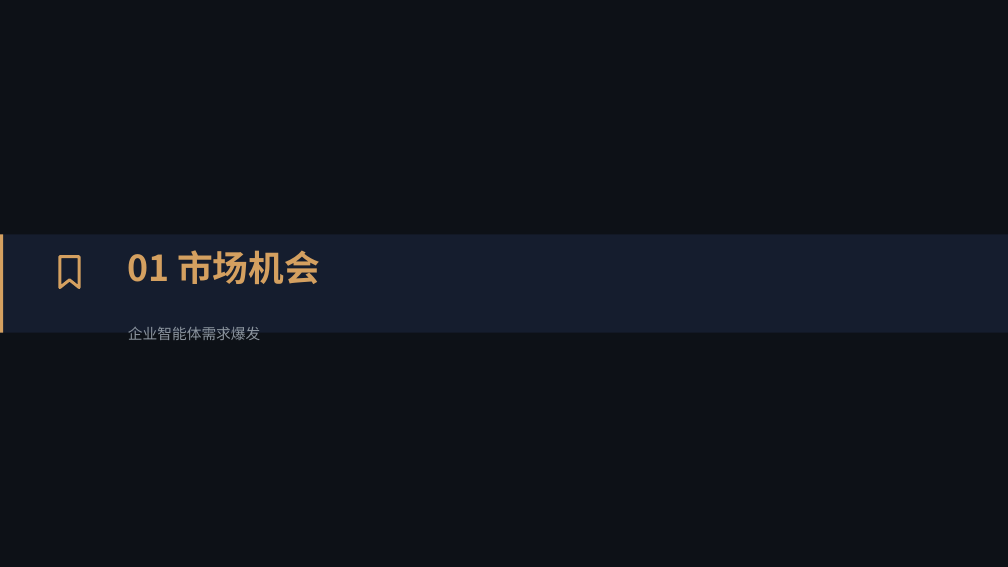
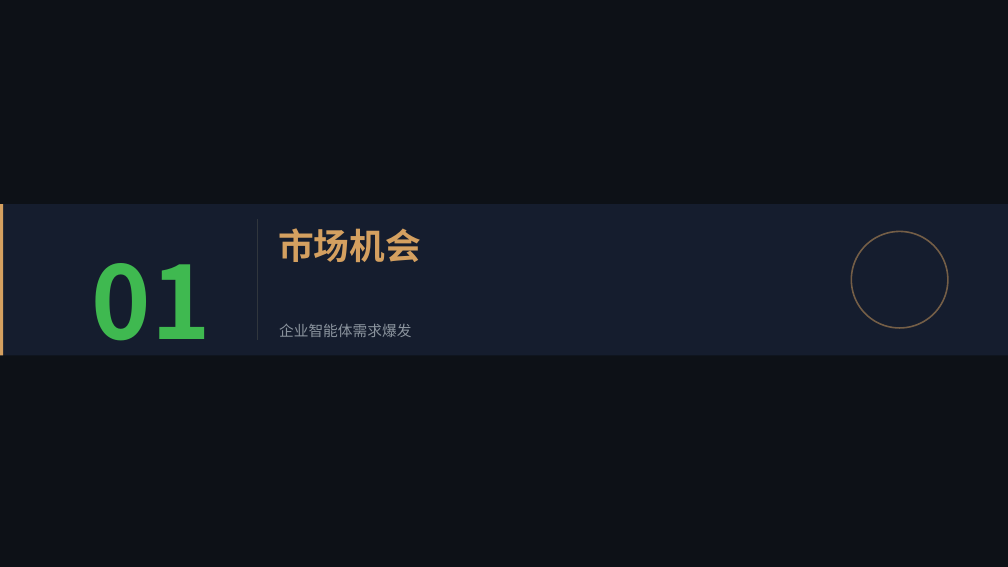
Before and after one commit to xmwcg/ppt-pro-studio, a slide deck: slide 3 of output/hifi.pptx. Drawn at 1008x567 pixels with LibreOffice and Linux fonts; fonts in the diff are those of the drawing. Boxes give left, top, right and bottom in pixels: in the first picture for what was removed or moved away, otherwise in the second. Text is boxed around its words. In the diff, an @@ line names an element or a change of style, - is before the commit and + after.

```diff
--- a/output/hifi.pptx
+++ b/output/hifi.pptx
@@ rectangle: place and size @@
-rectangle at box(0, 234, 1008, 333)
+rectangle at box(0, 204, 1008, 355)
@@ rectangle: place and size @@
-rectangle at box(0, 234, 3, 333)
+rectangle at box(0, 204, 3, 355)
@@ freeform shape: place and size @@
-freeform shape at box(60, 256, 79, 287)
+freeform shape at box(257, 219, 258, 340)
@@ freeform shape at box(257, 219, 258, 340): outline #D4A060 2.77 pt to #30363D 0.75 pt @@
@@ text at box(278, 228, 421, 262): text changed @@
-01 市场机会
+市场机会
@@ ellipse added at box(851, 231, 948, 328), outline #D4A060 1.5 pt @@
@@ text added at box(92, 263, 211, 341), 96 pt, text #3FB950, bold @@
+01
@@ text "企业智能体需求爆发": place and size @@
-text "企业智能体需求爆发" at box(128, 327, 261, 340)
+text "企业智能体需求爆发" at box(279, 324, 412, 337)
```
Also in this commit, not shown: 2 other slides changed, 8 other files.
